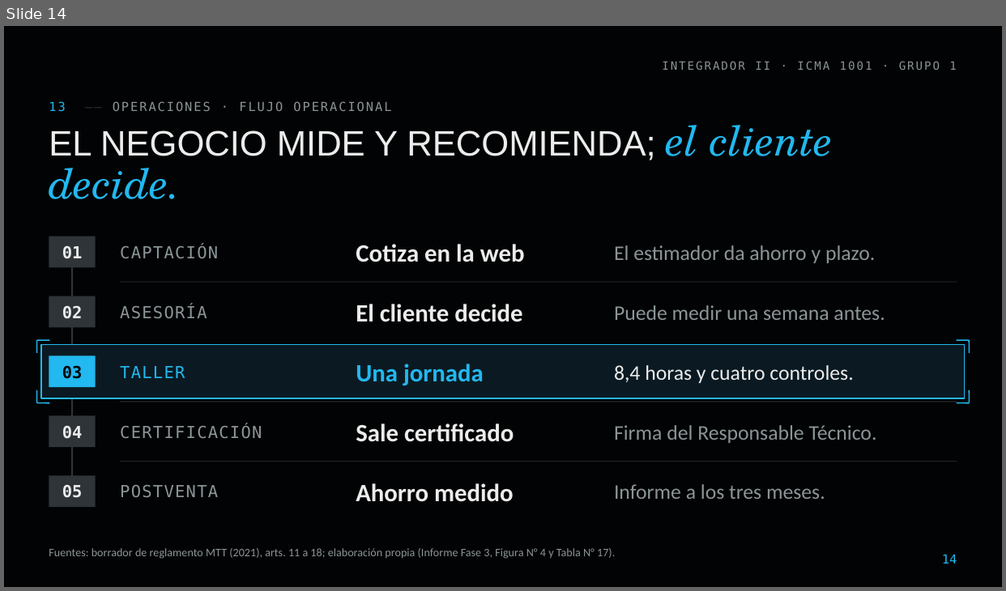
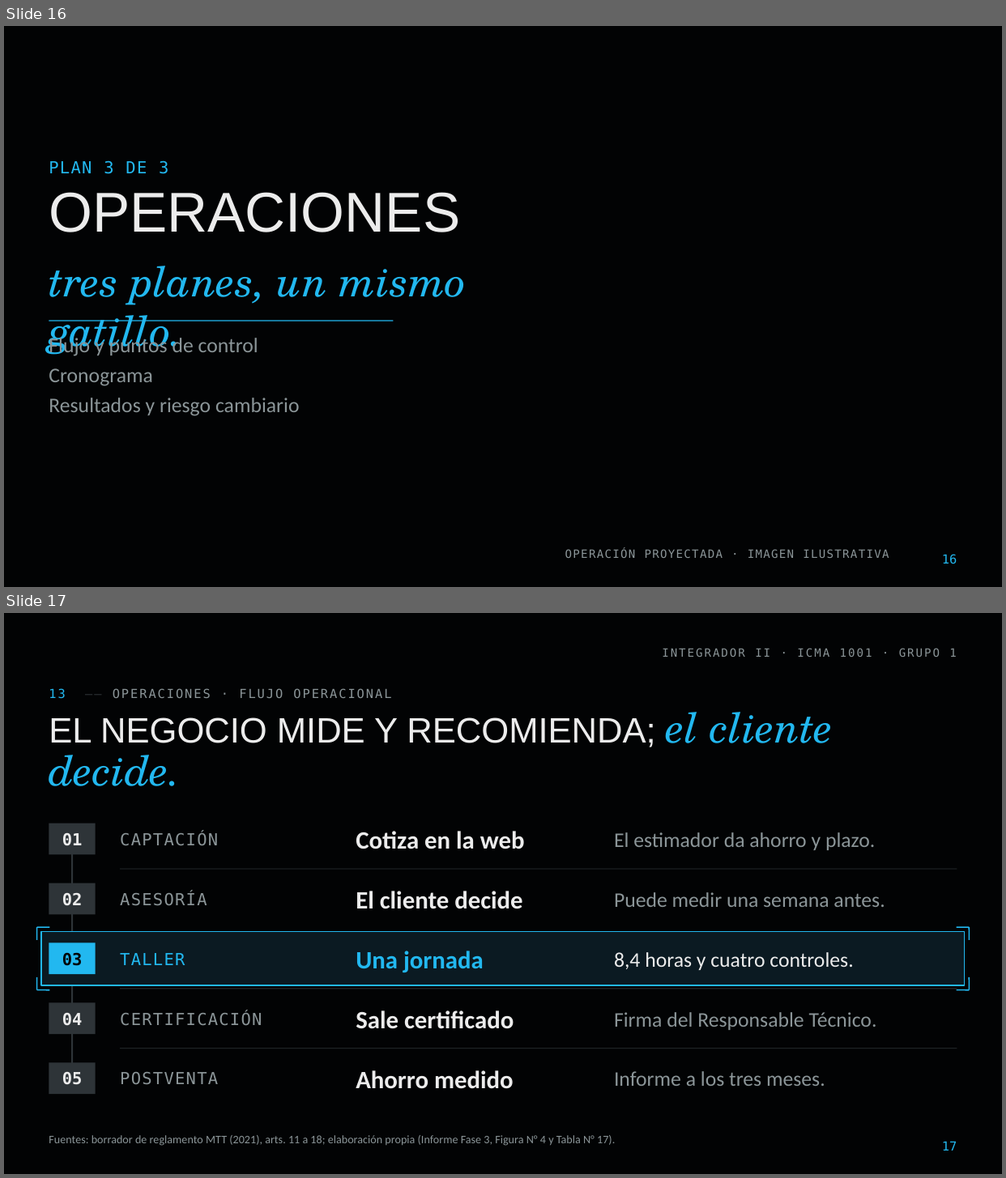
Before and after one commit to diegoaam0109-ux/lumine, a slide deck: fase-3/Grupo_01_LumineMotors_Fase3.pptx. Shown one above the other, each under a label of ours: slide 14 before the commit, slides 16 and 17 after it. The pictures are 1006x591 and 1006x1178 pixels, drawn with LibreOffice and Linux fonts; fonts in the diff are those of the drawing; background and template pictures are left out. Boxes give left, top, right and bottom in pixels: in the first picture for what was removed or moved away, otherwise in the second. Text is boxed around its words. In the diff, an @@ line names an element or a change of style, - is before the commit and + after.

```diff
--- a/fase-3/Grupo_01_LumineMotors_Fase3.pptx
+++ b/fase-3/Grupo_01_LumineMotors_Fase3.pptx
@@ slide 16 added at <box>4,26,1002,587</box>, background picture (left out) @@
@@ text added at <box>49,160,168,174</box>, 16 pt, text #22B8F0 @@
+PLAN 3 DE 3
@@ text added at <box>49,192,460,233</box>, 54 pt, text #ECECEC @@
+OPERACIONES
@@ text added at <box>49,266,467,356</box>, 40 pt, text #22B8F0, italic @@
+tres planes, un mismo gatillo.
@@ line added from (49, 321) to (394, 321), #22B8F0 1 pt @@
@@ text added at <box>49,335,258,356</box>, 20 pt, text #8B9598 @@
+Flujo y puntos de control
@@ text added at <box>49,369,153,386</box>, 20 pt, text #8B9598 @@
+Cronograma
@@ text added at <box>49,398,300,416</box>, 20 pt, text #8B9598 @@
+Resultados y riesgo cambiario
@@ text added at <box>565,548,889,558</box>, 11 pt, text #8B9598 @@
+OPERACIÓN PROYECTADA · IMAGEN ILUSTRATIVA
@@ page number added at <box>942,554,957,565</box>, 12 pt, text #22B8F0 @@
+16
@@ what was slide 14 is now slide 17 @@
@@ page number at <box>942,1141,957,1151</box>: text changed @@
-14
+17
```
Also in this commit, not shown: 15 slides changed, 3 other slides added, 14 other files.
